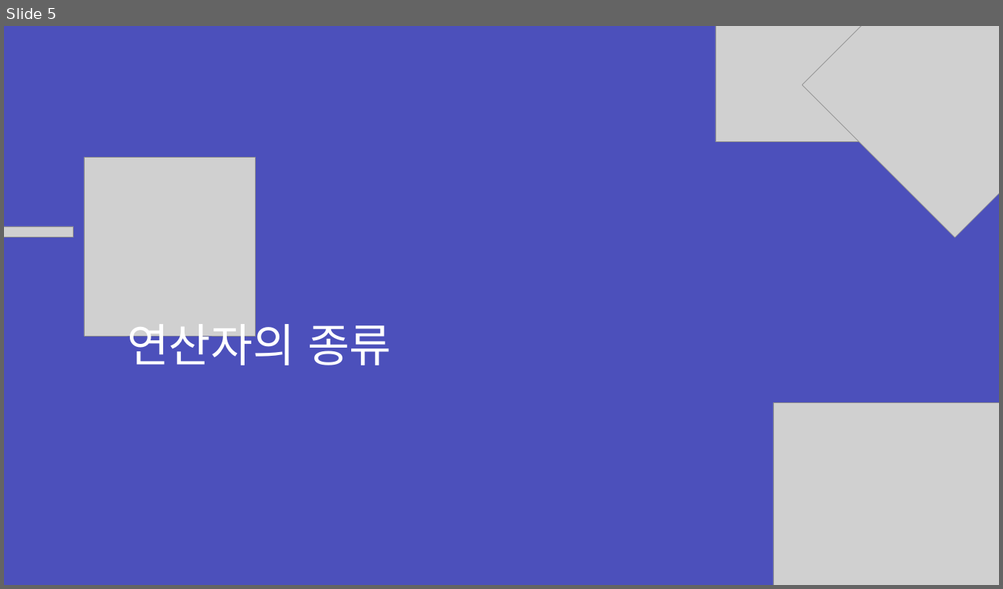
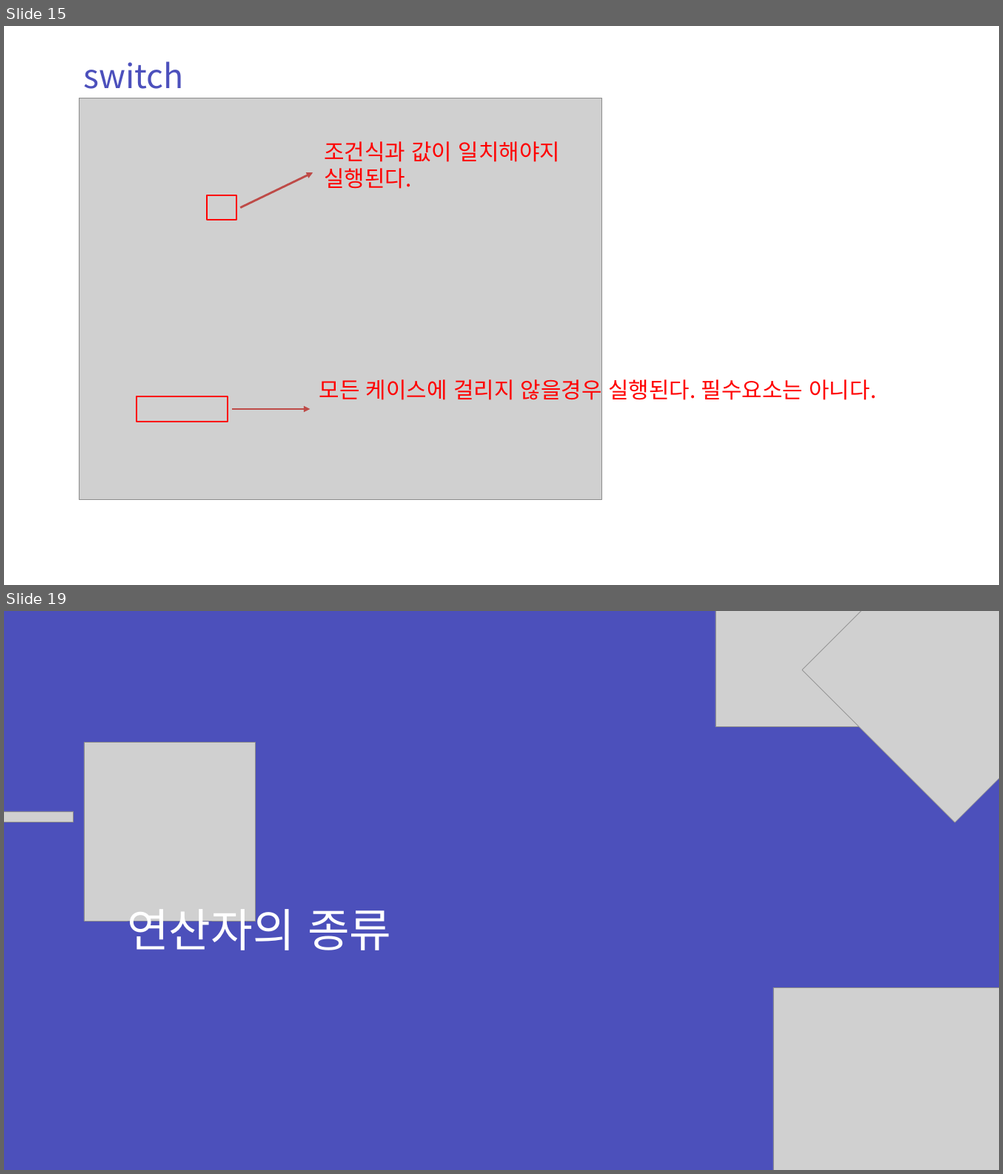
Before and after one commit to zest132/JavaLecture, a slide deck: JavaLecture/LectureFile/java 3강.pptx. Shown one above the other, each under a label of ours: slide 5 before the commit, slides 15 and 19 after it; the slides between them are not shown. The pictures are 1003x589 and 1003x1174 pixels, drawn with LibreOffice and Linux fonts; fonts in the diff are those of the drawing; grey boxes stand for pictures. Boxes give left, top, right and bottom in pixels: in the first picture for what was removed or moved away, otherwise in the second. Text is boxed around its words. In the diff, an @@ line names an element or a change of style, - is before the commit and + after.

```diff
--- a/JavaLecture/LectureFile/java 3강.pptx
+++ b/JavaLecture/LectureFile/java 3강.pptx
@@ slide 15 added at [4,26,999,585], background #FFFFFF @@
@@ text added at [83,62,183,89], 48 pt, text #4C50BC @@
+switch
@@ picture added at [79,98,602,500] @@
@@ text added at [324,141,560,189], 32 pt, text #FF0000 @@
+조건식과 값이 일치해야지 실행된다.
@@ arrow added from (240, 207) to (313, 173), #BF4C48 3 pt @@
@@ rectangle added at [207,195,236,220], outline #FF0000 2 pt @@
@@ text added at [319,376,876,404], 32 pt, text #FF0000 @@
+모든 케이스에 걸리지 않을경우 실행된다. 필수요소는 아니다.
@@ rectangle added at [136,397,227,422], outline #FF0000 2 pt @@
@@ arrow added from (232, 409) to (310, 409), #BF4C48 3 pt @@
@@ what was slide 5 is now slide 19 @@
```
Also in this commit, not shown: 1 slide changed, 15 other slides added, 2 slides removed, 3 other files.
